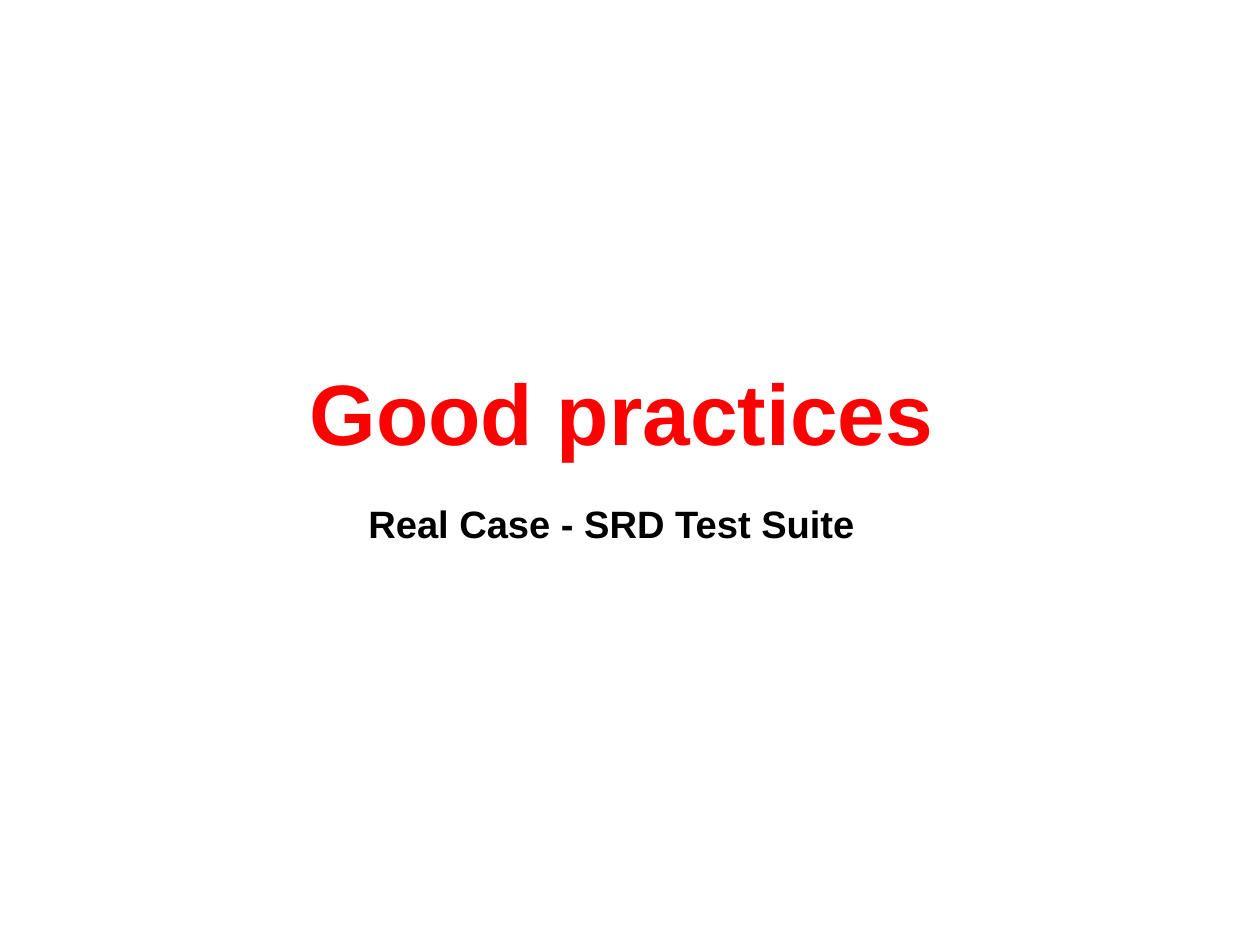
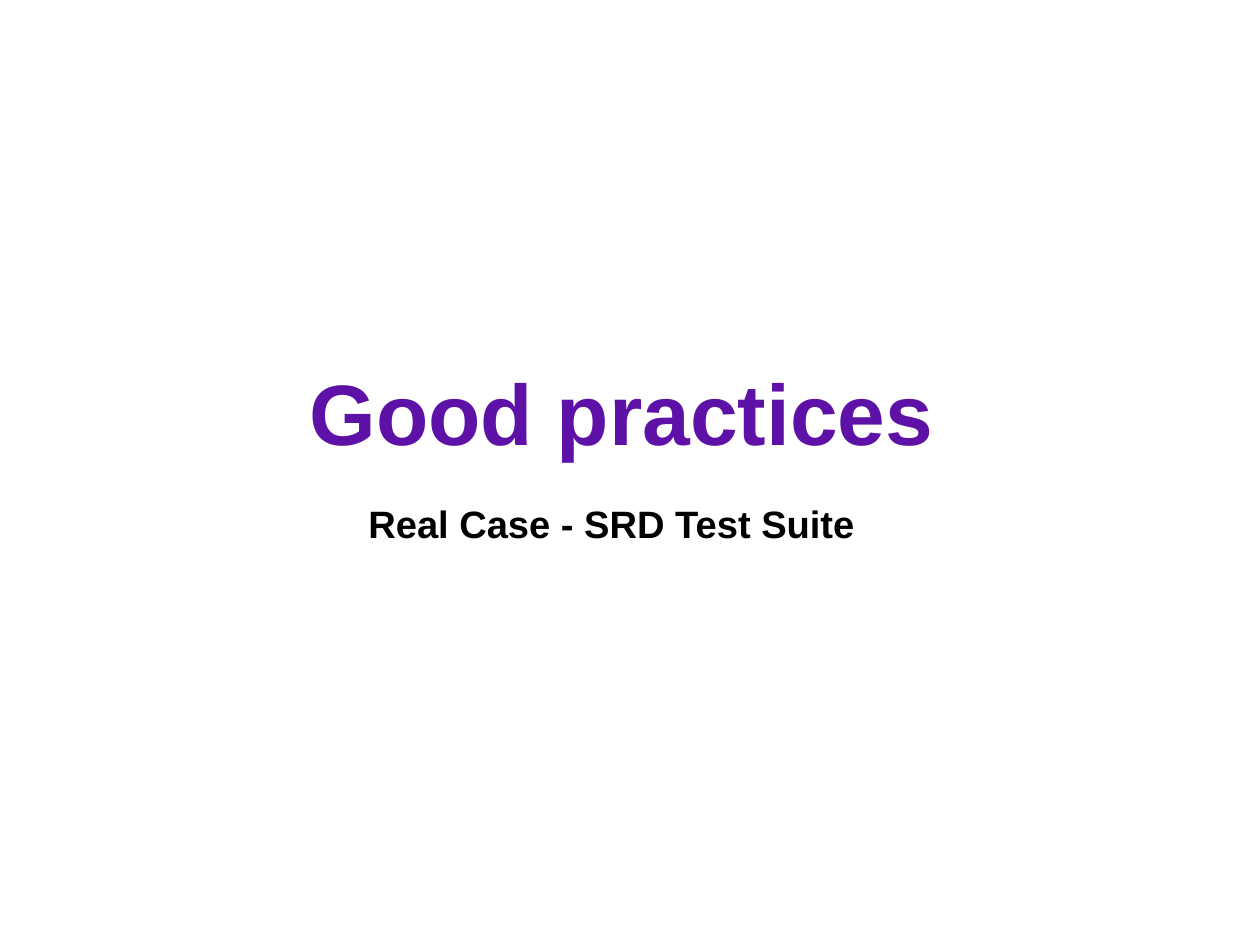
Before and after one commit to kamillacrozara/selenium_presentation, a slide deck: slide 7 of presentation/selenium_webdriver.odp. Drawn at 1260x945 pixels with LibreOffice and Linux fonts; fonts in the diff are those of the drawing. Boxes give left, top, right and bottom in pixels: in the first picture for what was removed or moved away, otherwise in the second. Text is boxed around its words. In the diff, an @@ line names an element or a change of style, - is before the commit and + after.

```diff
--- a/presentation/selenium_webdriver.odp
+++ b/presentation/selenium_webdriver.odp
@@ title "Good practices" at (310, 383, 933, 461): text colour #FF0000 to #5E11A6 @@
```
Also in this commit, not shown: 11 other slides changed, 1 slide added, 1 other file.
